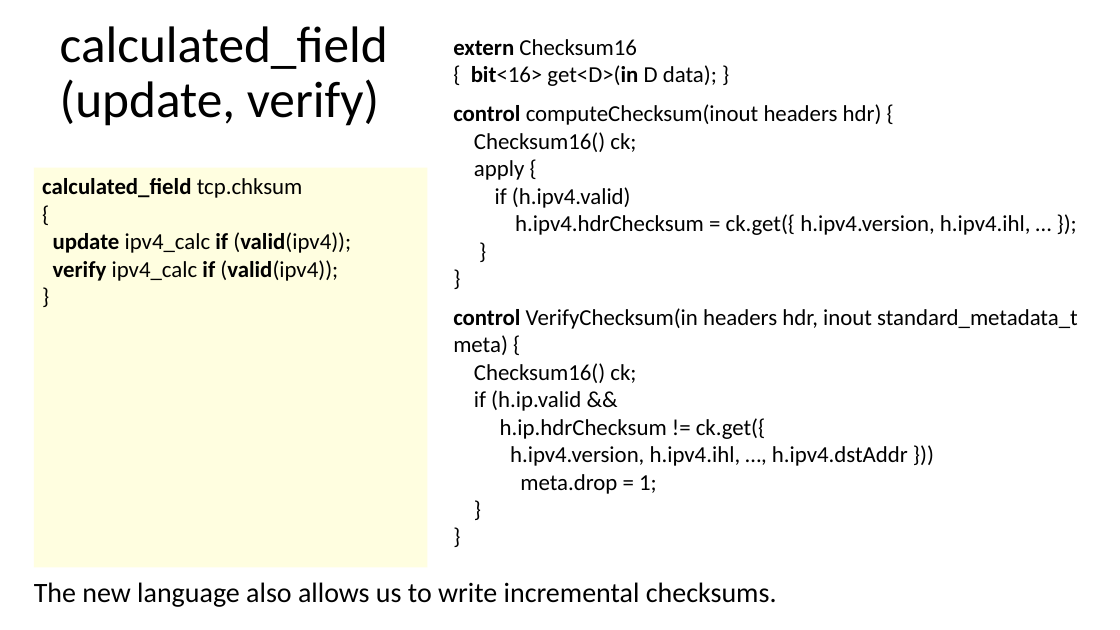
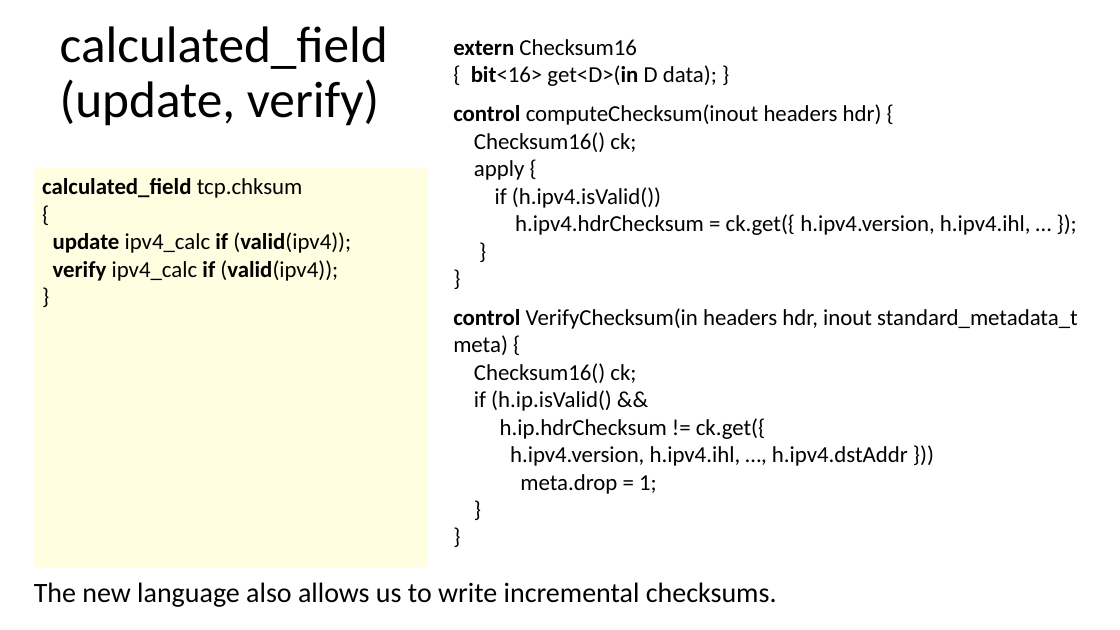
Before and after one commit to p4lang/p4c, a slide deck: slide 37 of docs/migration-guide.pptx. Drawn at 1120x630 pixels with LibreOffice and Linux fonts; fonts in the diff are those of the drawing. Boxes give left, top, right and bottom in pixels: in the first picture for what was removed or moved away, otherwise in the second. Text is boxed around its words. In the diff, an @@ line names an element or a change of style, - is before the commit and + after.

```diff
--- a/docs/migration-guide.pptx
+++ b/docs/migration-guide.pptx
@@ text at (453, 104, 1078, 494): text changed @@
-control computeChecksum(inout headers hdr) {
-Checksum16() ck;
-apply {
-if (h.ipv4.valid)
-h.ipv4.hdrChecksum = ck.get({ h.ipv4.version, h.ipv4.ihl, … });
-}
-}
-control VerifyChecksum(in headers hdr, inout standard_metadata_t meta) {
-Checksum16() ck;
-if (h.ip.valid &&
-h.ip.hdrChecksum != ck.get({
-h.ipv4.version, h.ipv4.ihl, …, h.ipv4.dstAddr }))
-meta.drop = 1;
-}
-}
+control computeChecksum(inout headers hdr) {
+Checksum16() ck;
+apply {
+if (h.ipv4.isValid())
+h.ipv4.hdrChecksum = ck.get({ h.ipv4.version, h.ipv4.ihl, … });
+}
+}
+control VerifyChecksum(in headers hdr, inout standard_metadata_t meta) {
+Checksum16() ck;
+if (h.ip.isValid() &&
+h.ip.hdrChecksum != ck.get({
+h.ipv4.version, h.ipv4.ihl, …, h.ipv4.dstAddr }))
+meta.drop = 1;
+}
+}
```
Also in this commit, not shown: 1 other slide changed, 2 other files.
